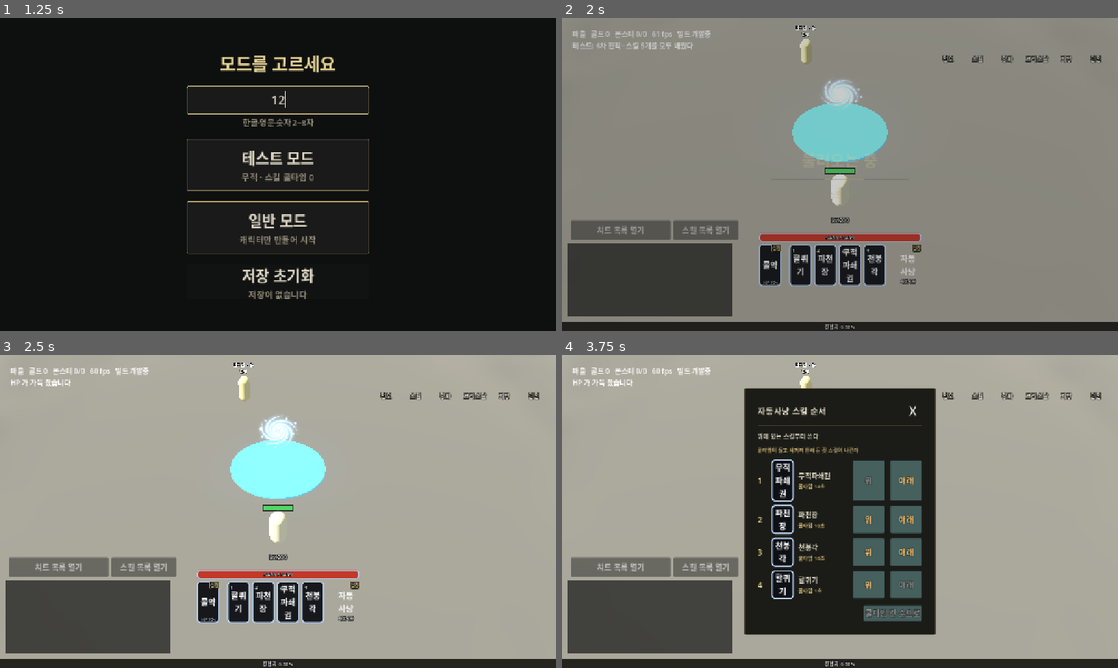
Above: before the commit, frames 1-4 (two rows, left to right).
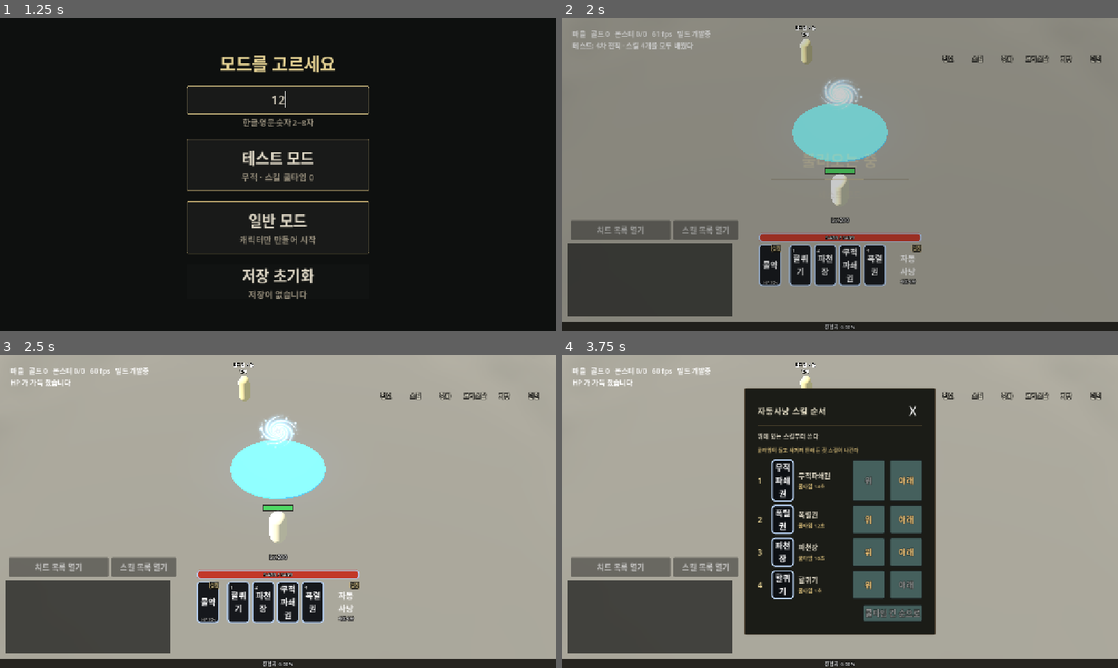
Above: after the commit, the same moments.

Repository: gogoalswo/MMORPG
Game: Godot game, scene res://start.tscn
The game is run twice, just before and just after one commit, with the same random seed, the same clock (stepped at 60 frames per second) and the same inputs.
Inputs (mouse positions are in pixels of both pictures, inside the frame that each line leads up to):
- Up to frame 1 (1.25 s): click (278, 99) at 0.52 s; type "12" at 0.6 s
- Up to frame 2 (2 s): click (840, 165) at 1.27 s
- Up to frame 3 (2.5 s): click (205, 602) at 2 s
- Up to frame 4 (3.75 s): click "설정" at 2.75 s; click "설정" at 3.5 s

Frame 1 is identical in both runs. In frame 2, less than 0.1% of the frame differs, in the area x 14-58%, y 7-83%; in frame 3, less than 0.1%; in frame 4, 0.2%, in the area x 38-47%, y 49-67%.

Commit message:
천붕각 숨김 — 3차 스킬은 폭렬권만
낙뢰·빙주각과 같은 hidden 칸을 단다. 판정·이펙트 데이터는 그대로라 칸만 지우면 돌아온다.
격투가 스킬이 넷이 되어 퀵슬롯에 다 올라가므로, play_mode 테스트는 시험할 스킬을 퀵슬롯에서 빼고 본다.

Co-Authored-By: Claude Opus 5.5 <noreply@anthropic.com>
Claude-Session: https://claude.ai/code/session_01Ksj46drohi6pAUFZx6LY9r

Diff:
--- a/godot/data/skills.json
+++ b/godot/data/skills.json
@@ -287,6 +287,7 @@
       "maxTargets": 10,
       "reqLevel": 120,
       "tier": 3,
+      "hidden": true,
       "description": "뛰어올라 내리찍어 일대를 무너뜨린다."
     },
     "thunder_fall": {
@@ -370,7 +371,6 @@
       "rising_kick",
       "ki_burst",
       "crush_fist",
-      "sky_breaker",
       "nova_fist"
     ],
     "mage": [
--- a/godot/tests/play_mode_test.gd
+++ b/godot/tests/play_mode_test.gd
@@ -155,8 +155,12 @@
 	if game._cheat_column.visible:
 		_fail("스킬 목록: 스킬 목록을 펼쳤는데 치트 목록이 안 접혔다")
 	var last := str(ids[-1])
+	# 퀵슬롯에 없는 스킬로 시험한다 — 숨긴 스킬이 빠지면 직업 스킬이 칸 수(4) 이하라 다 올라가 있다
 	if last in me.skill_bar:
-		_fail("스킬 목록: 퀵슬롯에 없는 스킬로 시험해야 한다 — %s 가 퀵슬롯에 있다" % last)
+		game._transport.send(&"setSkillBar", {"bar": me.skill_bar.filter(func(s): return str(s) != last)})
+		await process_frame
+	if last in me.skill_bar:
+		_fail("스킬 목록: 퀵슬롯에 없는 스킬로 시험해야 한다 — %s 를 퀵슬롯에서 못 뺐다" % last)
 	var before: int = game._swing_until
 	game._skill_list.get_node(last).pressed.emit()
 	for i in 3:
Not shown, changed: docs/features/job-advance.md
Not shown, changed: docs/features/skills.md
Not shown, changed: packages/shared/src/skills.ts
